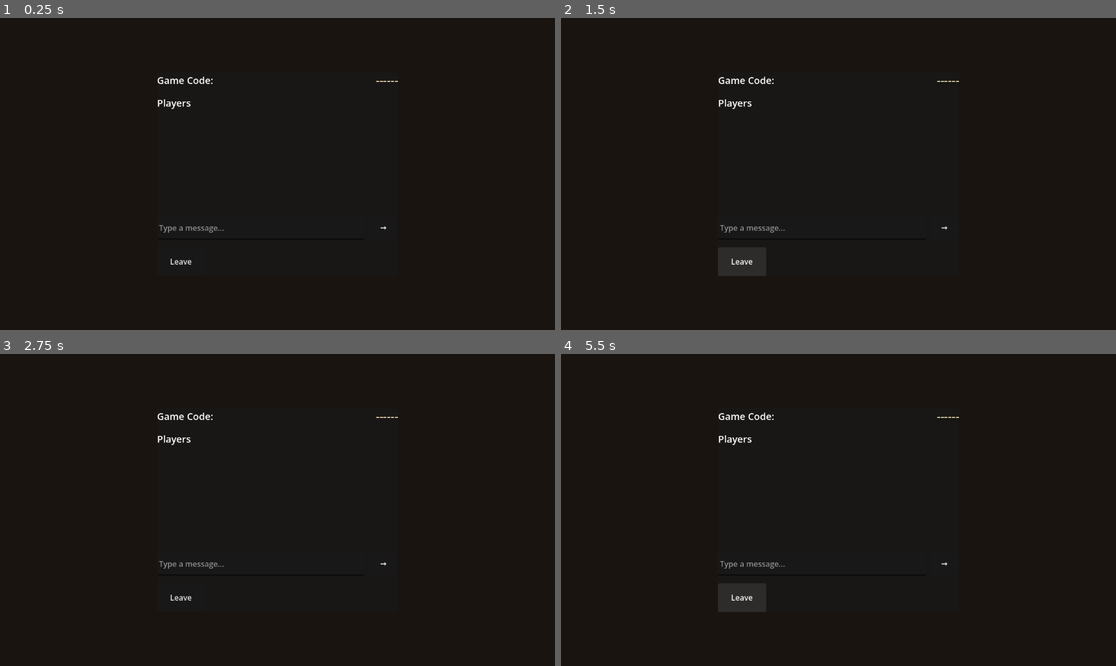
Above: before the commit, frames 1-4 (two rows, left to right).
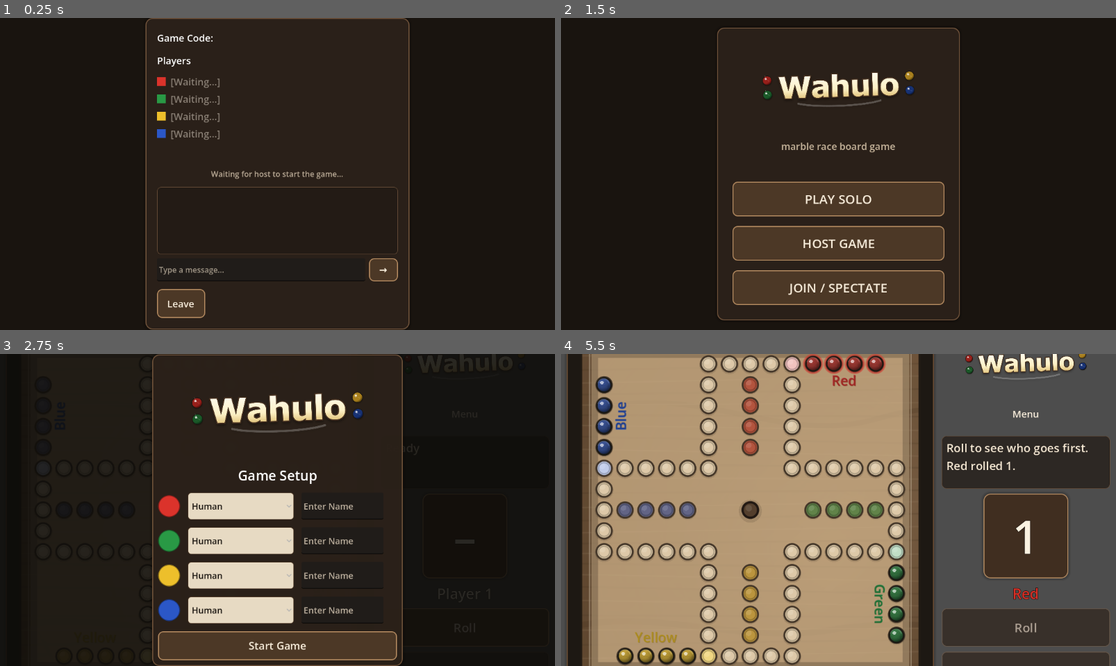
Above: after the commit, the same moments.

Repository: ItsTheMcCoy/wahoo-app
Game: Godot game, scene res://scenes/Lobby.tscn
Same seed, same stepped clock (60 frames per second), same inputs: the game is played once before the commit and once after it. This scene is started directly instead of the project's main scene.
Inputs (mouse positions are in pixels of both pictures, inside the frame that each line leads up to):
- Up to frame 1 (0.25 s): no input
- Up to frame 2 (1.5 s): click "→" at 0.5 s; click "Leave" at 1.25 s
- Up to frame 3 (2.75 s): click (277, 534) at 2 s, where only the run after the commit has a clickable "PLAY SOLO"
- Up to frame 4 (5.5 s): click (838, 644) at 2.75 s, where only the run after the commit has a clickable "Start Game"; click (943, 563) at 3.5 s, where only the run before the commit has a clickable "→"; click (1027, 628) at 4.25 s, where only the run after the commit has a clickable "Roll"; click (744, 597) at 5 s, where only the run before the commit has a clickable "Leave"

The runs differ from the first frame. In frame 1, 3.8% of the frame differs, in the area x 26-74%, y 0-100%; in frame 2, 15%; in frame 3, 15%; in frame 4, 90%, in the area x 0-100%, y 0-100%.
Error before the commit: Parse Error: Cannot infer the type of "profile_key" variable because the value doesn't have a set type. (res://scripts/lobby.gd:295)

Commit message:
Web export: Phases 4a-4c live on Netlify
Fix lobby.gd parse error (explicit String type on profile_key).
Re-export Godot web build — index.pck now includes HomeScreen,
Lobby, and multiplayer game flow. Netlify will deploy from
godot/build/web on next push.

Co-Authored-By: Claude Sonnet 4.6 <noreply@anthropic.com>

Diff:
--- a/godot/scripts/lobby.gd
+++ b/godot/scripts/lobby.gd
@@ -292,7 +292,7 @@
 	if option_idx == 0:
 		Network.send_configure_seat(seat_index, "empty")
 	else:
-		var profile_key := AI_PROFILE_ORDER[option_idx - 1]
+		var profile_key: String = AI_PROFILE_ORDER[option_idx - 1]
 		Network.send_configure_seat(seat_index, "ai", profile_key)
 
 func _on_start_game() -> void:
Not shown, changed: godot/build/web/index.html
Not shown, changed: godot/build/web/index.pck
